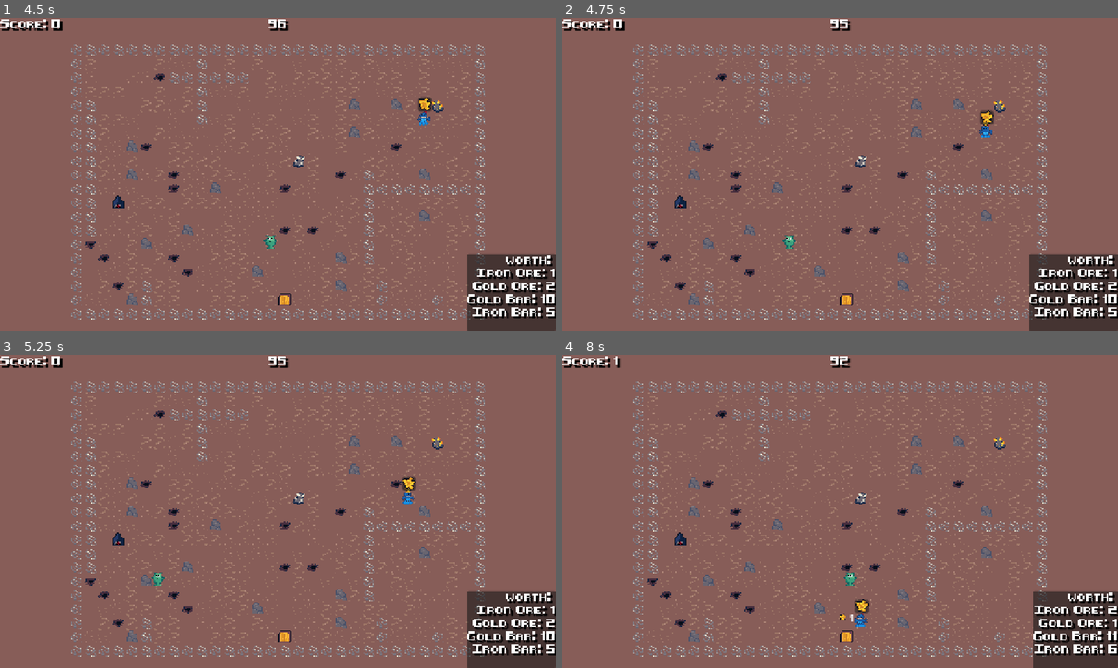
Above: before the commit, frames 1-4 (two rows, left to right).
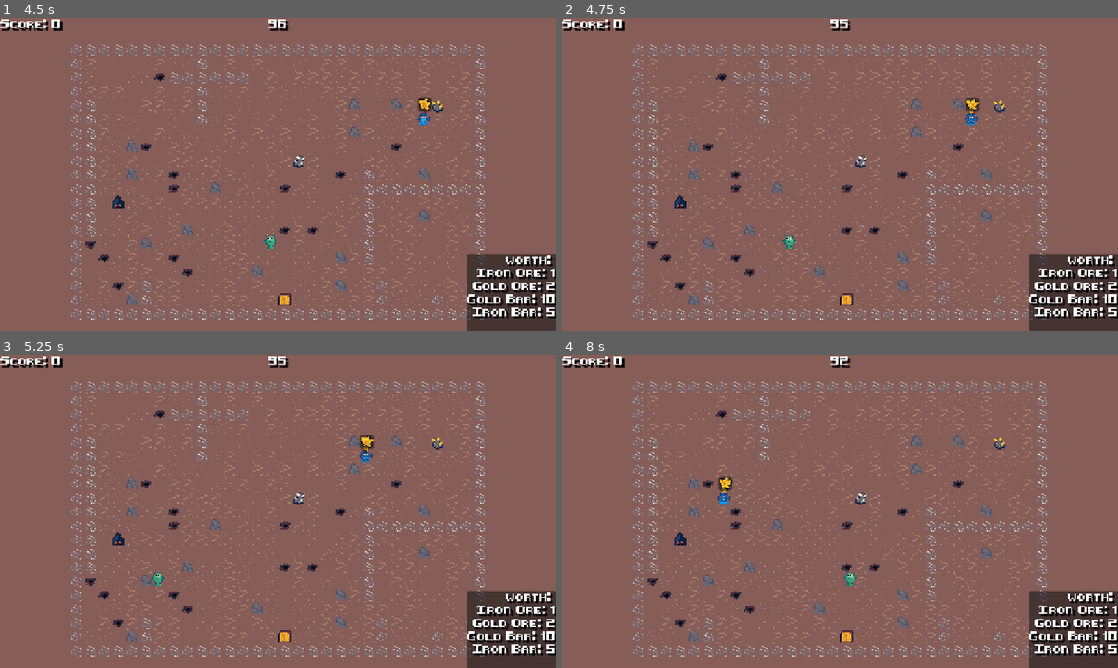
Above: after the commit, the same moments.

Repository: GameAISchool2026members/GloopGloopDelivery
Game: Godot game, scene res://menu/menu.tscn
Same seed, same stepped clock (60 frames per second), same inputs: the game is played once before the commit and once after it.
Inputs (mouse positions are in pixels of both pictures, inside the frame that each line leads up to):
- Up to frame 1 (4.5 s): click "> ENTER THE UNIVERSE <" at 0.5 s; move the mouse to (400, 158) at 1.27 s; hold D (right) 1.28-2.03 s; tap Space (interact) every 0.75 s from 1.35 to 4.35 s; click (400, 158) at 1.42 s; move the mouse to (166, 190) at 2.02 s; hold S (down) 2.03-2.78 s; move the mouse to (333, 105) at 2.77 s; hold D (right) 2.78-3.53 s; move the mouse to (250, 237) at 3.52 s; hold W (up) 3.53-4.28 s; click (250, 237) at 3.67 s; move the mouse to (444, 221) at 4.27 s; hold A (left) from 4.28 s (still down)
- Up to frame 2 (4.75 s): keep holding A (left)
- Up to frame 3 (5.25 s): keep holding A (left); move the mouse to (111, 464) at 5.02 s; tap Space (interact) at 5.1 s
- Up to frame 4 (8 s): move the mouse to (867, 511) at 5.77 s; release A (left) at 5.78 s; hold S (down) 5.78-6.53 s; tap Space (interact) at 5.85, 6.6, 7.35 s; click (867, 511) at 5.92 s; move the mouse to (756, 433) at 6.52 s; hold D (right) 6.53-7.28 s; move the mouse to (962, 495) at 7.27 s; hold W (up) from 7.28 s (still down)

Frame 1 is identical in both runs. In frame 2, 0.4% of the frame differs, in the area x 72-78%, y 25-39%; in frame 3, 0.4%; in frame 4, 1.5%, in the area x 9-100%, y 0-100%.

Commit message:
improve policy, robot can use furnace now

Diff:
--- a/game/game_manager.gd
+++ b/game/game_manager.gd
@@ -27,6 +27,8 @@
 
 func _enter_tree() -> void:
 	terrain.generate()
+	if objectives_manager:
+		objectives_manager.game_manager = self
 
 # Called when the node enters the scene tree for the first time.
 func _ready() -> void:
@@ -36,9 +38,6 @@
 
 func _start_game() -> void:
 	timer = game_length
-
-
-
 	objectives_manager.find_all_objectes()
 	human_player.global_position = terrain.map_to_local(terrain.spawns[0])
 	robot_player.global_position = terrain.map_to_local(terrain.spawns[1])
--- a/game/objectives_manager.gd
+++ b/game/objectives_manager.gd
@@ -1,6 +1,7 @@
 class_name ObjectivesManager extends Node2D
 
 var objectives : Array[Node2D]
+var game_manager : GameManager
 
 
 func find_all_objectes() -> void:
@@ -24,20 +25,72 @@
 			if rc.item == item:
 				return o
 	return null
+func get_all_target_objectives() -> Array[Dictionary]:
+	var result : Array[Dictionary]
+	var i : int = 0
+	for o in objectives:
+		if ECS.has_component(o, ProducerComponent):
+			var pc = ECS.get_component(o, ProducerComponent) as ProducerComponent
+			var item = pc.peak_item()
+			if item:
+				var score = game_manager.score_table[item]
+				result.append({
+					"node" : o,
+					"index" : i,
+					"result_score" : score,
+					"prediction_score" : 0
+				})
+		if ECS.has_component(o, ResourceComponent):
+			var rc = ECS.get_component(o, ResourceComponent) as ResourceComponent
+			var item = rc.item
+			if item:
+				var score = game_manager.score_table[item]
+				result.append({
+					"node" : o,
+					"index" : i,
+					"result_score" : score,
+					"prediction_score" : 0
+				})
+		i += 1
+	return result
 
-func get_target_objective_given_item(item: Item) -> Node2D:
-	print("TODO: fix inventory objecive")
-	var collector : Node2D
+func get_all_target_objectives_given_item(item: Item) -> Array[Dictionary]:
+	var result : Array[Dictionary]
+	var i : int = 0
 	for o in objectives:
 		if ECS.has_component(o, ProducerComponent):
 			var pc = ECS.get_component(o, ProducerComponent) as ProducerComponent
 			for r : Recipe in pc.recipes:
 				if r.input == item:
-					return o
+					var score = game_manager.score_table[r.output]
+					result.append({
+						"node" : o,
+						"index" : i,
+						"result_score" : score,
+						"prediction_score" : 0
+					})
 		if ECS.has_component(o, InventoryComponent):
-			collector = o
+			var score = game_manager.score_table[item]
+			result.append({
+				"node" : o,
+				"index" : i,
+				"result_score" : score,
+				"prediction_score" : 0
+			})
+		i += 1
+	return result
 
-	return collector
+#func get_target_objective_given_item(item: Item) -> Node2D:
+	#var collector : Node2D
+	#for o in objectives:
+		#if ECS.has_component(o, ProducerComponent):
+			#var pc = ECS.get_component(o, ProducerComponent) as ProducerComponent
+			#for r : Recipe in pc.recipes:
+				#if r.input == item:
+					#return o
+		#if ECS.has_component(o, InventoryComponent):
+			#collector = o
+	#return collector
 
 func get_id_given_objective(objective : Node2D) -> int:
 	var i : int = 0
--- a/objects/furnace/furnace.tscn
+++ b/objects/furnace/furnace.tscn
@@ -15,7 +15,7 @@
 scale_min = 2.0
 scale_max = 3.0
 
-[node name="Furnace" type="Node2D" unique_id=521397584]
+[node name="Furnace" type="Node2D" unique_id=521397584 groups=["interactable"]]
 script = ExtResource("1_qcspv")
 
 [node name="Sprite2D" type="Sprite2D" parent="." unique_id=1527274717]
--- a/players/player.gd
+++ b/players/player.gd
@@ -22,28 +22,30 @@
 	else:
 		item_sprite.texture = null
 
-func _interact():
-	if(touching != null):
-		var groups = touching.get_groups()
-		#print("interacting with interactable")
-		if ECS.has_component(touching, ResourceComponent) and not item:
-			#print("has it!")
-			item = ECS.get_component(touching, ResourceComponent).item
-			pickup_objective.emit(item)
-			return
-		if ECS.has_component(touching, InventoryComponent) and item:
-			var inv = ECS.get_component(touching, InventoryComponent) as InventoryComponent
-			inv.add(item)
-			item = null
-			return
-		if ECS.has_component(touching, ProducerComponent) and item:
-			var furnace = ECS.get_component(touching, ProducerComponent) as ProducerComponent
-			var delivered = furnace.produce_item(item)
-			if delivered:
-					item = null
-			return
-		if ECS.has_component(touching, ProducerComponent) and not item:
-			var furnace = ECS.get_component(touching, ProducerComponent) as ProducerComponent
-			item = furnace.pickup()
-			return
+func _interact() -> bool:
+	if(touching == null):
+		return false
+
+	var groups = touching.get_groups()
+	if ECS.has_component(touching, ResourceComponent) and not item:
+		#print("has it!")
+		item = ECS.get_component(touching, ResourceComponent).item
+		pickup_objective.emit(item)
+		return true
+	if ECS.has_component(touching, InventoryComponent) and item:
+		var inv = ECS.get_component(touching, InventoryComponent) as InventoryComponent
+		inv.add(item)
+		item = null
+		return true
+	if ECS.has_component(touching, ProducerComponent) and item:
+		var furnace = ECS.get_component(touching, ProducerComponent) as ProducerComponent
+		var delivered = furnace.produce_item(item)
+		if delivered:
+				item = null
+		return true
+	if ECS.has_component(touching, ProducerComponent) and not item:
+		var furnace = ECS.get_component(touching, ProducerComponent) as ProducerComponent
+		item = furnace.pickup()
+		return true
 		#pickup_objective.emit(touching)
+	return false
--- a/players/robot/robot_player.gd
+++ b/players/robot/robot_player.gd
@@ -10,8 +10,9 @@
 
 enum State { IDLE, WALKING_TO_ITEM, WALKING_WITH_ITEM, WAITING }
 var state : State = State.IDLE
-#store target
-#if no target -> use policy predictor
+var target_node : Node2D
+
+
 
 func _ready() -> void:
 	if game_manager == null:
@@ -31,12 +32,19 @@
 func _process(delta):
 	super(delta)
 
+	if target_node == null:
+		state = State.IDLE
+
+	if target_node != null and state == State.IDLE:
+		state = State.WALKING_TO_ITEM
+
 	if item != null and state == State.WALKING_TO_ITEM:
-		var target = objectives_manager.get_target_objective_given_item(item)
-		if target == null:
-			return
+		#var target = objectives_manager.get_target_objective_given_item(item)
+		#if target == null:
+			#return
 		state = State.WALKING_WITH_ITEM
-		_move_to_global_pos(target.global_position)
+		#_move_to_global_pos(target.global_position)
+		find_target()
 
 	if item == null and state == State.WALKING_WITH_ITEM:
 		state = State.IDLE
@@ -71,45 +79,41 @@
 	path = terrain.astar.get_point_path(this_local, target_local)
 	path_index = 0
 
+func get_current_objectives() -> Array[Dictionary]:
+	if item:
+		return objectives_manager.get_all_target_objectives_given_item(item)
+
+	return objectives_manager.get_all_target_objectives()
+
 func find_target() -> void:
 	print("finding target")
 	var prediction_probs := policy_predictor.predict(human_player)
 	if prediction_probs.is_empty():
 		return
 
-	var sorted_indices: Array[int] = []
-	for i in range(prediction_probs.size()):
-		sorted_indices.append(i)
+	target_node = null
+	var objectives : Array[Dictionary] = get_current_objectives()
+	for i in range(objectives.size()):
+		objectives[i].prediction_score = prediction_probs[objectives[i].index]
 
-	sorted_indices.sort_custom(func(a, b): return prediction_probs[a] < prediction_probs[b])
+	objectives.sort_custom(func(a, b): return a.prediction_score < b.prediction_score)
 
-	var target_position : Vector2
-	var target_found := false
-	var objectives = objectives_manager.get_all_objectives()
-	for idx in sorted_indices:
-		if idx >= objectives.size():
-			continue
+	for o in objectives:
+		var potential_objective_node = o.node
+		var potential_objective_index = o.index
+		var potential_objective_score = o.result_score
+		var potential_objective_prediction_score = o.prediction_score
 
-		var potential_objective = objectives[idx]
-
-		if ECS.has_component(potential_objective, InventoryComponent):
-			continue
-		if ECS.has_component(potential_objective, ProducerComponent):
-			continue
-
-		target_position = potential_objective.global_position
-		target_found = true
-
+		target_node = potential_objective_node
 		print("Robot targeted: %s | Probability: %.1f%%" % [
-			potential_objective.name,
-			prediction_probs[idx] * 100.0
+			potential_objective_node.name,
+			potential_objective_prediction_score * 100.0
 		])
-		_emote(potential_objective)
-		_move_to_global_pos(target_position)
-		state = State.WALKING_TO_ITEM
+		_emote(potential_objective_node)
+		_move_to_global_pos(target_node.global_position)
 		break
 
-	if not target_found:
+	if not target_node:
 		print("All neglected objectives are currently invalid or unreachable.")
 
 func _emote(node: Node2D):
@@ -132,7 +136,9 @@
 func _on_interaction_area_entered(area: Area2D) -> void:
 	print(area.get_groups())
 	touching = area.get_parent()
-	_interact()
+	if touching == target_node:
+		if _interact():
+			target_node = null
 
 func _on_interaction_area_exited(body: Area2D) -> void:
 	touching = null
--- a/recipes/producer_component.gd
+++ b/recipes/producer_component.gd
@@ -30,6 +30,11 @@
 	_display()
 	return item
 
+func peak_item() -> Item:
+	if processed_items.is_empty():
+		return null
+	return processed_items.front()
+
 func process_item() -> void:
 	if is_input_empty():
 		return
Not shown, added: players/robot/robot_player.tscn76266391813.tmp
